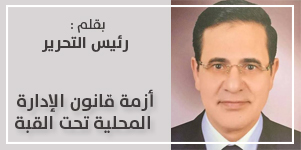
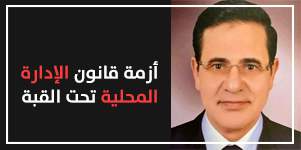
The second (301, 150) image is a revision of the first. Changes to its layers:
added layer "أزمة قانون الإدارة المحلية تحت القبة" above "Layer 2" over [21, 61, 158, 107]
renamed "Layer 1" to "Layer 2", showed it, opacity 18% → 91%, painted on it over [0, 0, 301, 150]
painted on "Layer 0" over [0, 0, 171, 150]
